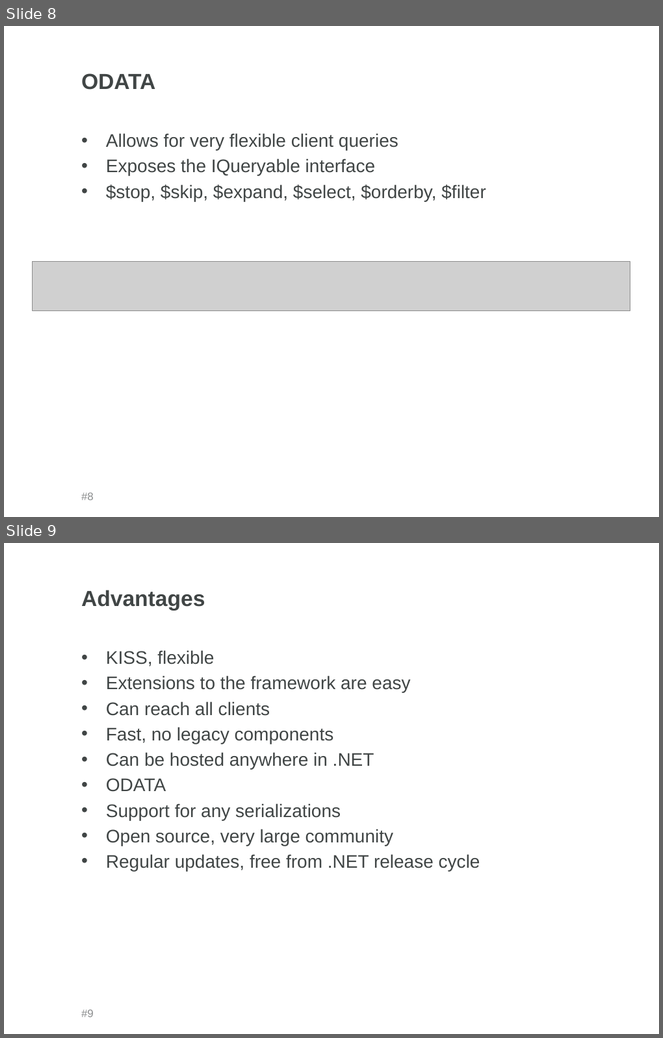
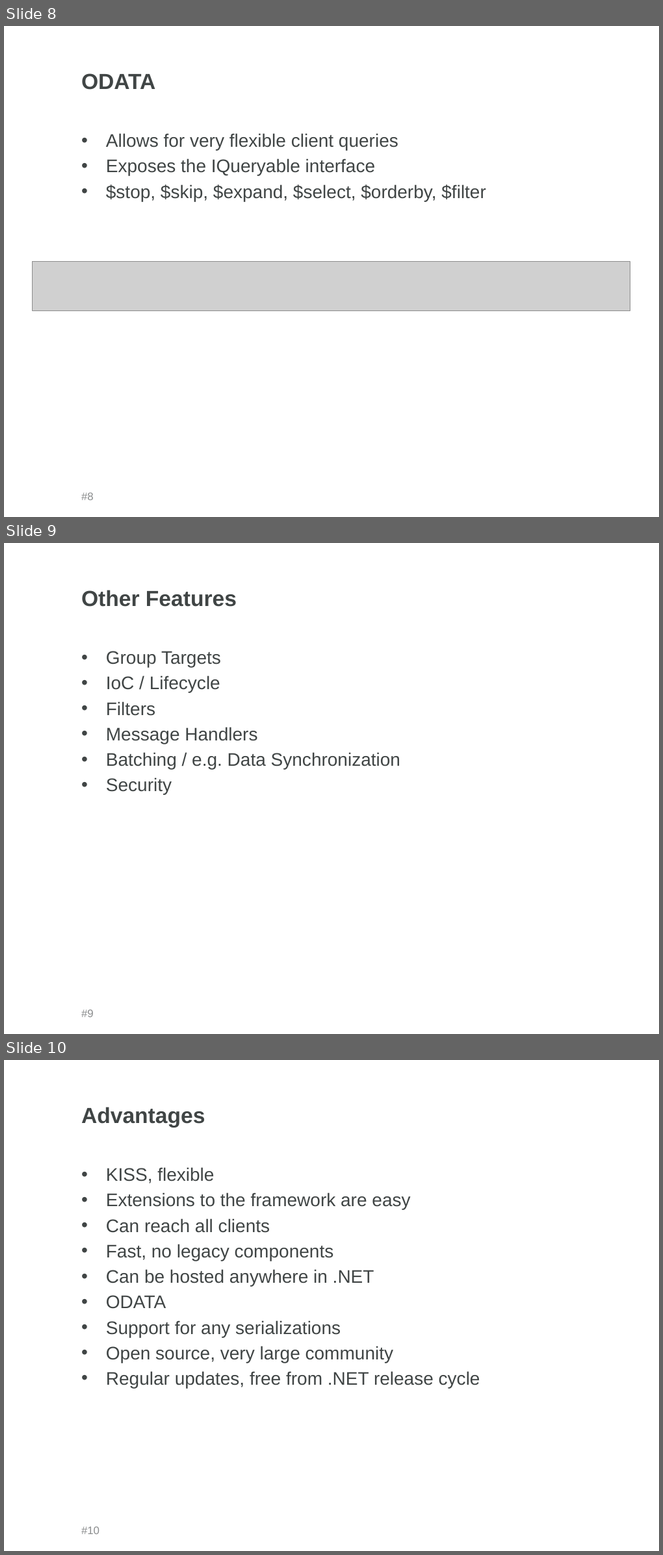
Before and after one commit to rfe-nosi/WebAPI, a slide deck: WebAPI_Short.pptx. Shown one above the other, each under a label of ours: slides 8 and 9 before the commit, slides 8, 9 and 10 after it. The pictures are 663x1038 and 663x1555 pixels, drawn with LibreOffice and Linux fonts; fonts in the diff are those of the drawing; grey boxes stand for pictures; background and template pictures are left out. Boxes give left, top, right and bottom in pixels: in the first picture for what was removed or moved away, otherwise in the second. Text is boxed around its words. In the diff, an @@ line names an element or a change of style, - is before the commit and + after.

```diff
--- a/WebAPI_Short.pptx
+++ b/WebAPI_Short.pptx
@@ slide 9 added at box(4, 543, 659, 1034), background #FFFFFF @@
@@ title added at box(81, 590, 237, 607), 24 pt, text #404545, bold @@
+Other Features
@@ text added at box(106, 651, 400, 795), 20 pt, text #404545 @@
+• Group Targets
+• IoC / Lifecycle
+• Filters
+• Message Handlers
+• Batching / e.g. Data Synchronization
+• Security
@@ page number added at box(81, 1010, 94, 1017), 12 pt, text #8B8D8E @@
+#9
@@ what was slide 9 is now slide 10 @@
@@ page number at box(81, 1527, 100, 1534): text changed @@
-#9
+#10
```
Also in this commit, not shown: 4 slides changed, 2 other slides added, 1 slide removed, 2 other files.
